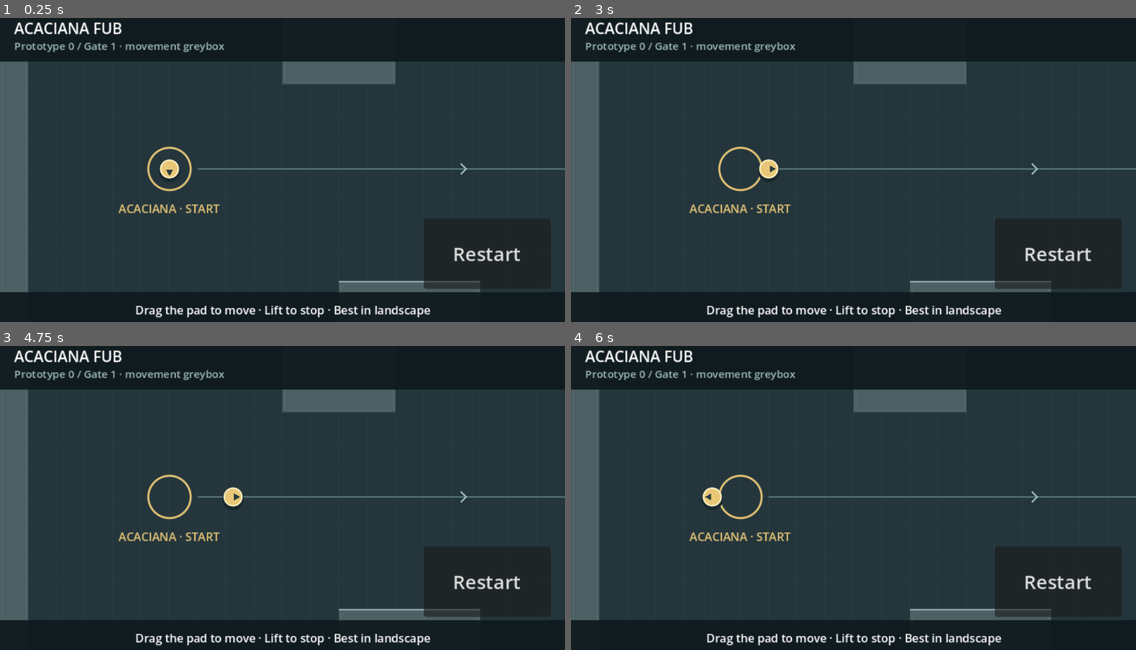
Above: before the commit, frames 1-4 (two rows, left to right).
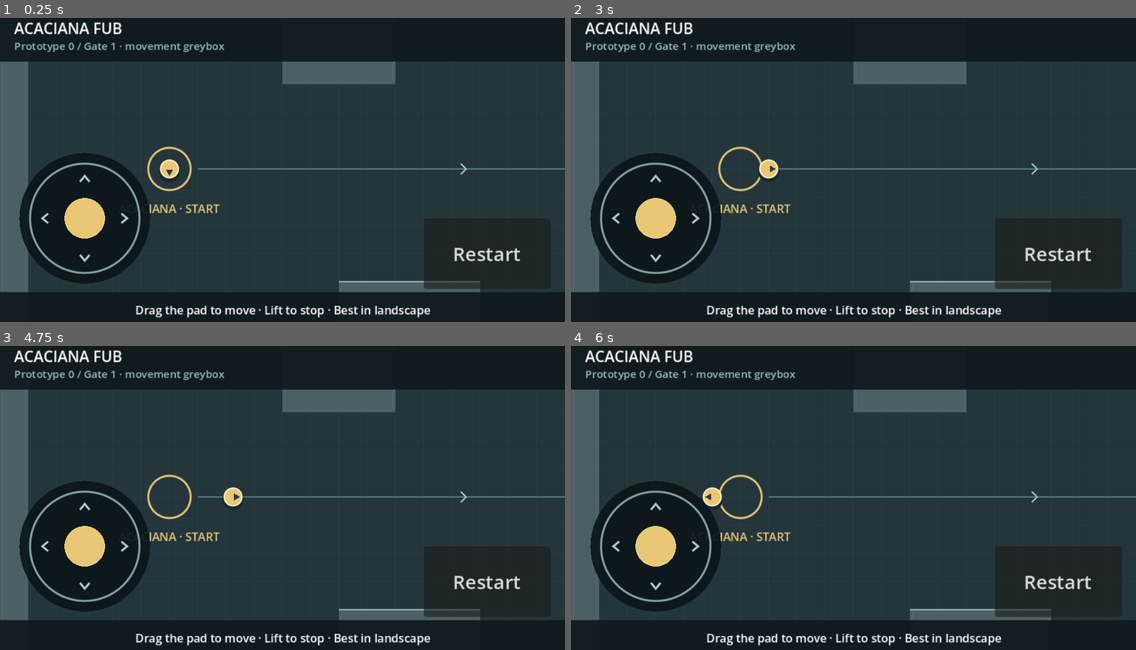
Above: after the commit, the same moments.

Repository: rossdelarge247-debug/test-game-01
Game: Godot game, scene res://scenes/gate1.tscn
Same seed, same stepped clock (60 frames per second), same inputs: the game is played once before the commit and once after it.
Inputs (mouse positions are in pixels of both pictures, inside the frame that each line leads up to):
- Up to frame 1 (0.25 s): no input
- Up to frame 2 (3 s): click "Restart" at 0.5 s; click "Restart" at 1.25 s; click "Restart" at 2 s; tap R (restart) at 2.75 s; move the mouse to (977, 151) at 2.77 s; hold D (move_right) from 2.78 s (still down); click (977, 151) at 2.92 s
- Up to frame 3 (4.75 s): release D (move_right) at 3.5 s; tap R (restart) at 3.5, 4.25 s; drag from (169, 513) to (254, 561) at 3.52 s; move the mouse to (339, 428) at 4.27 s; hold D (move_right) from 4.28 s (still down)
- Up to frame 4 (6 s): release D (move_right) at 5 s; tap R (restart) at 5, 5.75 s; drag from (825, 561) to (684, 449) at 5.02 s; move the mouse to (1023, 543) at 5.77 s; hold A (move_left) from 5.78 s (still down)

The runs differ from the first frame. In frame 1, 7.5% of the frame differs, in the area x 3-27%, y 44-88%; in frame 2, 7.5%; in frame 3, 7.5%; in frame 4, 7.5%.
Error before the commit: Parse Error: Cannot infer the type of "local" variable because the value doesn't have a set type. (res://src/touch_pad.gd:26)

Commit message:
Type touch coordinates explicitly for GDScript validation

Diff:
--- a/src/touch_pad.gd
+++ b/src/touch_pad.gd
@@ -23,12 +23,12 @@
 		if event.index == finger and (not event.pressed or event.canceled):
 			_release()
 		elif event.pressed and not event.canceled and finger == -1:
-			var local := get_global_transform_with_canvas().affine_inverse() * event.position
+			var local: Vector2 = get_global_transform_with_canvas().affine_inverse() * event.position
 			if local.distance_to(size * 0.5) <= size.x * 0.5:
 				finger = event.index
 				_update_direction(local)
 	elif event is InputEventScreenDrag and event.index == finger:
-		var local := get_global_transform_with_canvas().affine_inverse() * event.position
+		var local: Vector2 = get_global_transform_with_canvas().affine_inverse() * event.position
 		_update_direction(local)
 
 
